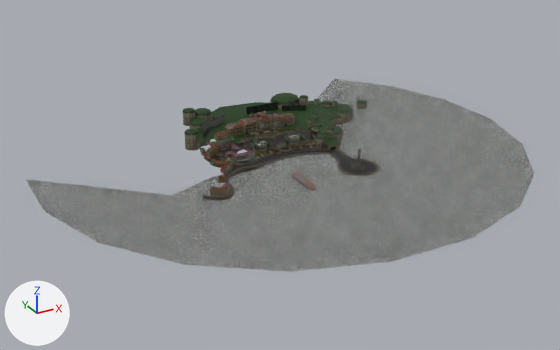
Two versions of the glTF model mario-kart-react/public/Tracks/DaisyCircuit/DaisyCircuit.glb, one commit apart.
One viewpoint serves both versions: a camera (50 mm lens) standing at (-1405.0, -2557.0, 1159.0) and looking at (-72.0, -133.0, -52.0). Lighting does not change. The marker at lower left points along +X, +Y and +Z. The older version comes first. Where no turn or scale is listed for an object, it has been applied to the vertices.

Names of what the first picture shows: 'grass_grass', 'polygon1259', 'polygon142', 'polygon454', 'polygon456', 'polygon584', 'polygon74', 'polygon77', 'water_outBound' and 8 more.
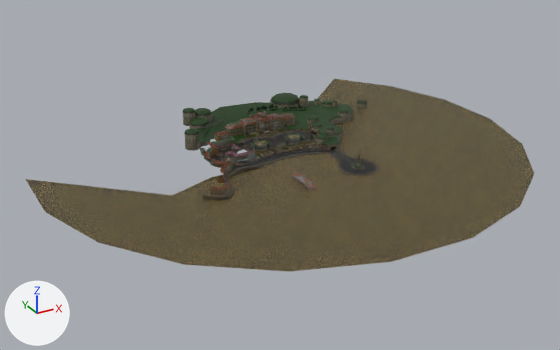
What differs and where, as boxes (x1, y1, x2, y2) in the pictures (560 x 350 px):
'water_outBound', recoloured (grey to brown)
    both: (26, 79, 534, 272)
'polygon584', recoloured
    both: (256, 135, 300, 145)

What changed in the scene script:
```text
Change mat_ef_sea:
    add n3 = _N.new('ShaderNodeMix'); n3.name = 'Mix'
    add n3.data_type = 'RGBA'
    add n3.blend_type = 'MULTIPLY'
    add n3.inputs[0].default_value = 1.0  # 'Factor'
    add n3.inputs[7].default_value = (0.497, 0.367, 0.107, 1.0)  # 'B', yellow #bba35c
    where n2 = _N.new('ShaderNodeTexImage'); n2.name = 'Image Texture'
    where n0 = _N.new('ShaderNodeBsdfPrincipled'); n0.name = 'Principled BSDF'
    remove _L.new(n2.outputs[0], n0.inputs[0])  # 'Color' to 'Base Color'
    add _L.new(n3.outputs[2], n0.inputs[0])  # 'Result' to 'Base Color'
    add _L.new(n2.outputs[0], n3.inputs[6])  # 'Color' to 'A'
```
